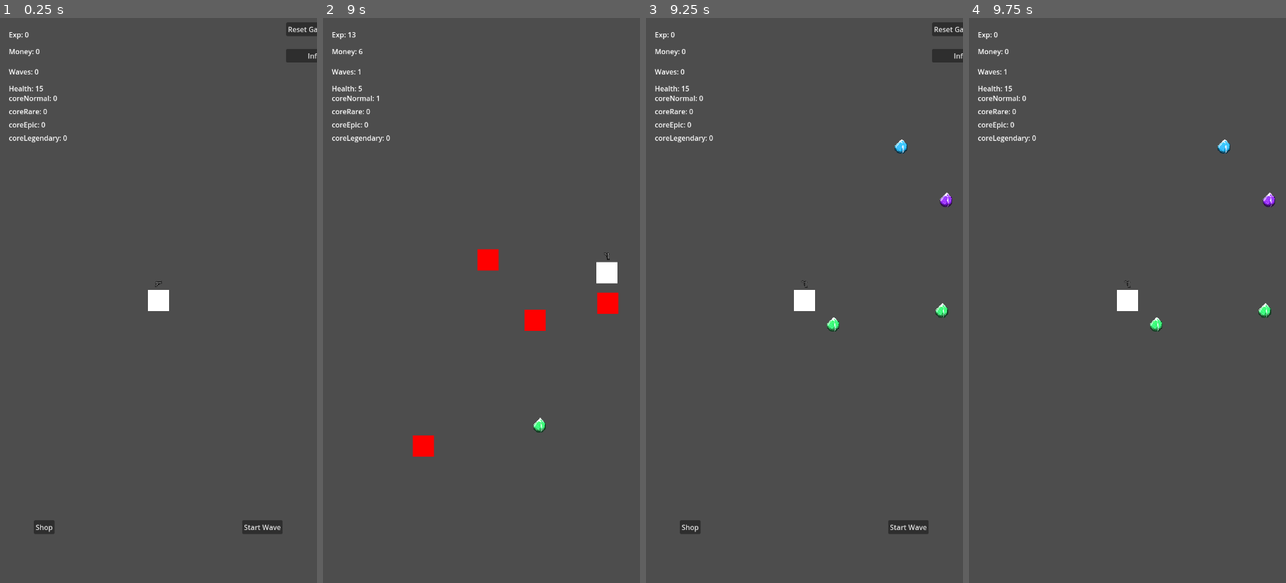
Above: before the commit, frames 1-4 (left to right).
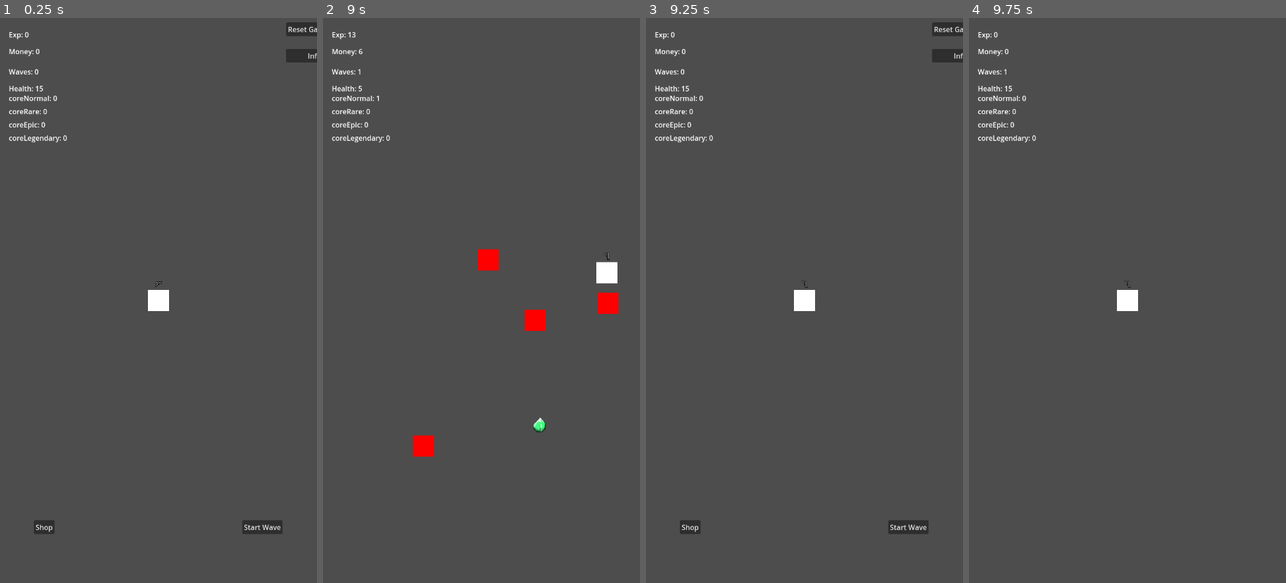
Above: after the commit, the same moments.

Repository: Davideee03/MobileComputing
Game: Godot game, scene res://Scenes/Towns/Town.tscn
Two runs of this game, one before a commit and one after it. Both use one fixed random seed, a clock stepped at 60 frames per second and the inputs below.
Inputs (mouse positions are in pixels of both pictures, inside the frame that each line leads up to):
- Up to frame 1 (0.25 s): no input
- Up to frame 2 (9 s): click "Start Wave" at 0.5 s; tap Enter at 1.25, 2.75 s; move the mouse to (551, 272) at 1.27 s; tap A (a) every 1.5 s from 1.35 to 8.85 s; click (551, 272) at 1.42 s; tap Space at 2, 3.5 s; drag from (418, 328) to (481, 300) at 2.02 s; move the mouse to (513, 176) at 2.77 s; click (513, 176) at 2.92 s; drag from (465, 413) to (487, 300) at 3.52 s; move the mouse to (576, 385) at 4.27 s; click (576, 385) at 4.42 s; drag from (386, 215) to (630, 181) at 5.02 s; move the mouse to (497, 300) at 5.77 s; click (497, 300) at 5.92 s; drag from (433, 159) to (491, 481) at 6.52 s; move the mouse to (551, 272) at 7.27 s; click (551, 272) at 7.42 s; drag from (418, 328) to (411, 176) at 8.02 s; move the mouse to (513, 176) at 8.77 s; click (513, 176) at 8.92 s
- Up to frame 3 (9.25 s): no input
- Up to frame 4 (9.75 s): click "Start Wave" at 9.5 s

Frames 1-2 are identical in both runs. In frame 3, 0.3% of the frame differs, in the area x 57-97%, y 21-56%; in frame 4, 0.3%.

Commit message:
Bug fixed: Eliminating drops from the scene if the player dies

Diff:
--- a/Scripts/Enemies/Enemy.gd
+++ b/Scripts/Enemies/Enemy.gd
@@ -31,11 +31,11 @@
 	get_parent().update_wave(-value)
 
 	#dropping the core item of the enemy
-	drop_item()
 	#Add money and exp to the playwer
 	if !reset:
 		Stats.add_money(choose_random_money_drop())
 		Stats.add_exp(choose_random_exp_drop())
+		drop_item()
 
 	#Update the Global enemies array
 	Global.remove_enemy(self)
@@ -55,10 +55,9 @@
 	# instantiating a drop whenever we call the function
 	var item = item_scene.instantiate()
 	item.position = position
-
-
 	# using maxt algorithm implemented ahead
 	# changing the function to make it weighted
 	item.item_type = randi_range(0,3)
 	main.call_deferred("add_child", item)
 	item.add_to_group("items")
+	Global.drops.append(item)
--- a/Scripts/Enemies/WaveManager.gd
+++ b/Scripts/Enemies/WaveManager.gd
@@ -44,10 +44,6 @@
 	if current_enemies<=0 or Stats.current_health<= 0:
 		wave_ended = true
 		wave_button.end_wave()
-	# if the player is dead we stop spawning
-	#if Stats.current_health==0:
-	#	wave_ended = true
-	#	wave_button.end_wave()
 
 func spawn_enemy(enemy):
 	add_child(enemy)
--- a/Scripts/Global/Global.gd
+++ b/Scripts/Global/Global.gd
@@ -13,6 +13,9 @@
 #Take note of the enemies active
 var enemies : Array
 
+#Take note of the active drops
+var drops : Array = []
+
 #Setup
 func _ready() -> void:
 	player = get_tree().get_first_node_in_group("Player")
@@ -24,6 +27,10 @@
 func remove_enemy(enemy):
 	enemies.erase(enemy)
 
+func remove_drops(drop):
+	if drop in drops:
+		drops.erase(drop)
+
 #Reset if the player is dead
 #Called by Hitbox (Player)
 func reset_wave():
@@ -31,7 +38,7 @@
 	player.reset()
 	computer.disconnect_from_player(true)
 
-	# Stopping the spawner if the player dies before the wave ends
+	# Stopping the spawner if the player dies before the wave ends FUNCTION STOP WAVE NOT IMPLEMENTED
 	for spawner in get_tree().get_nodes_in_group("Spawner"):
 		spawner.stop_wave()
 
@@ -53,3 +60,8 @@
 			enemy.reset = true
 			enemy.die()
 			enemies.erase(enemy)
+
+	for drop in drops.duplicate():
+		if drop and drop.is_in_group("items") and is_instance_valid(drop):
+			drop.queue_free()
+		drops.erase(drop)
--- a/Scripts/ItemDrops/item.gd
+++ b/Scripts/ItemDrops/item.gd
@@ -26,4 +26,6 @@
 	else:
 		Stats.current_coreLegendary += 1
 		Stats.emit_stats()
+
+	Global.remove_drops(self)
 	queue_free()
